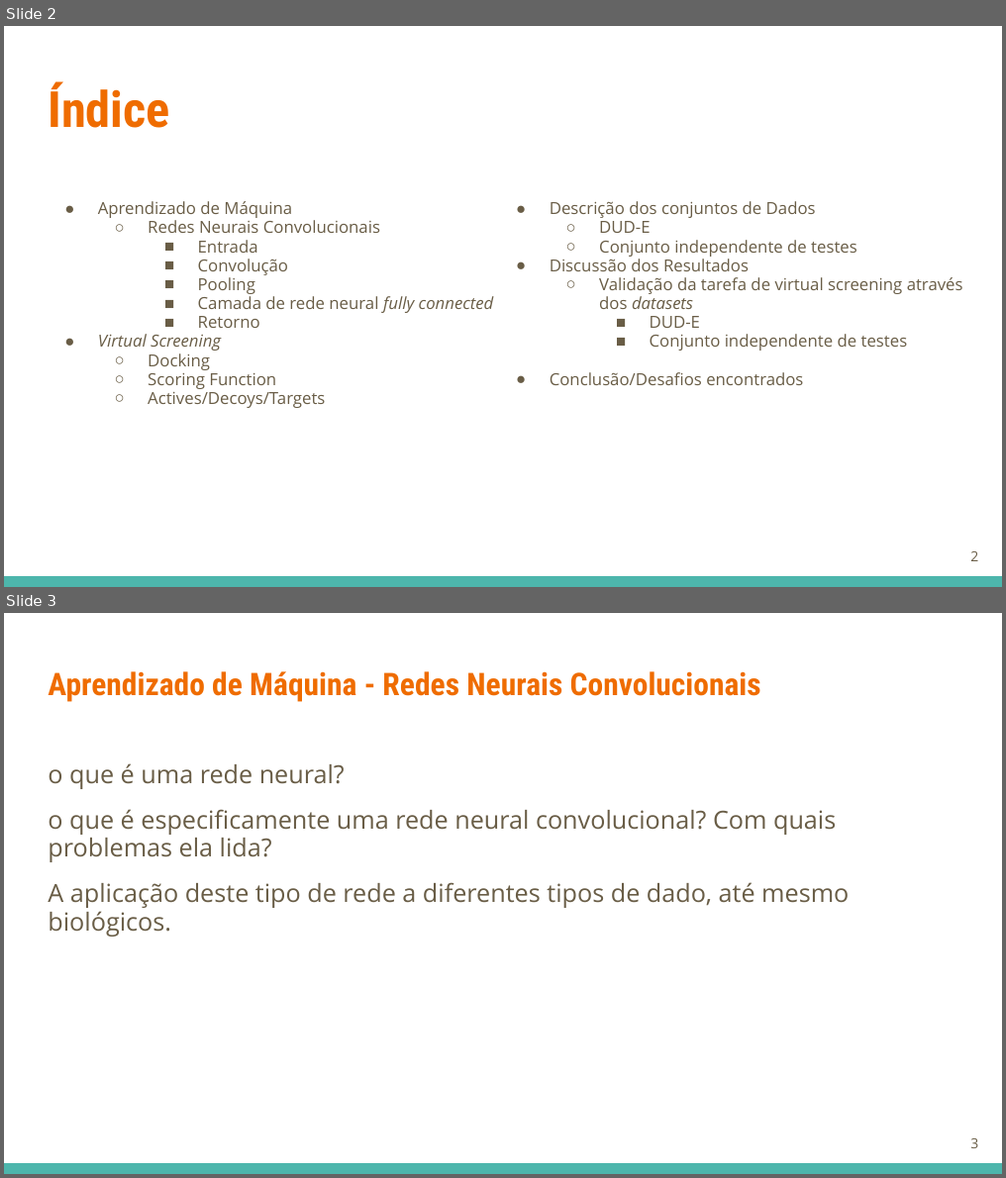
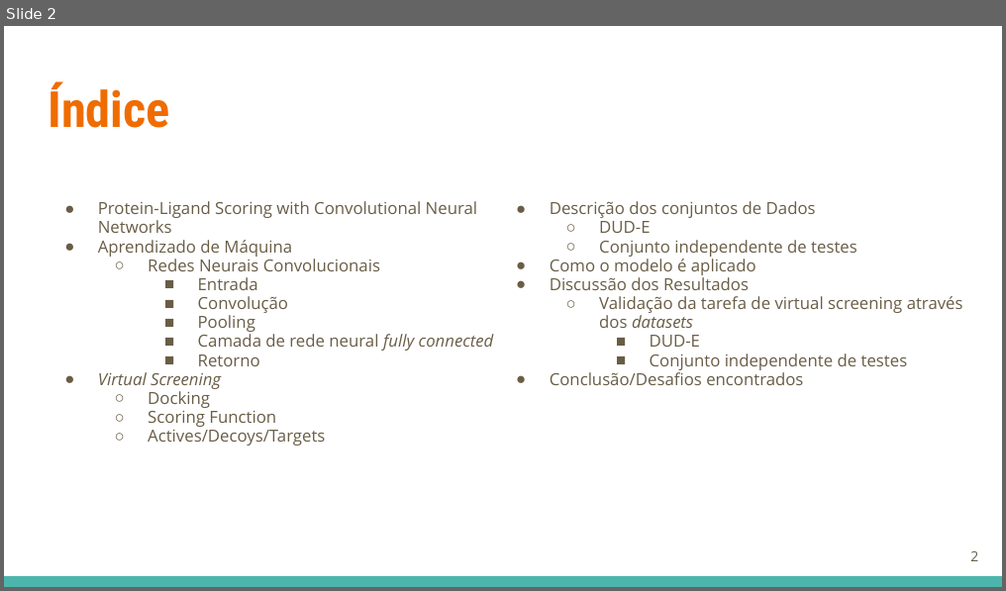
Before and after one commit to GuilhermeGraeff/Docking-Input, a slide deck: apresentacao/Virtual Screening.odp. Shown one above the other, each under a label of ours: slides 2 and 3 before the commit, slide 2 after it. The pictures are 1006x1178 and 1006x591 pixels, drawn with LibreOffice and Linux fonts; fonts in the diff are those of the drawing. Boxes give left, top, right and bottom in pixels: in the first picture for what was removed or moved away, otherwise in the second. Text is boxed around its words. In the diff, an @@ line names an element or a change of style, - is before the commit and + after.

```diff
--- a/apresentacao/Virtual Screening.odp
+++ b/apresentacao/Virtual Screening.odp
@@ slide 3 removed at (4, 613, 1002, 1174), background #FFFFFF; not listed: 1 template element that a slide beside it also shows @@
@@ title removed at (48, 671, 761, 702) @@
-Aprendizado de Máquina - Redes Neurais Convolucionais
@@ text removed at (48, 763, 848, 937) @@
-o que é uma rede neural?
-o que é especificamente uma rede neural convolucional? Com quais problemas ela lida?
-A aplicação deste tipo de rede a diferentes tipos de dado, até mesmo biológicos.
@@ page number removed at (970, 1139, 978, 1149) @@
-3
@@ slide 2 changed as well @@
@@ text at (98, 201, 477, 233): paragraph added @@
+● Protein-Ligand Scoring with Convolutional Neural Networks
@@ text at (549, 256, 756, 275): paragraph added @@
+● Como o modelo é aplicado
```
Also in this commit, not shown: 7 other slides changed, 15 slides added, 6 other slides removed, 2 other files.
